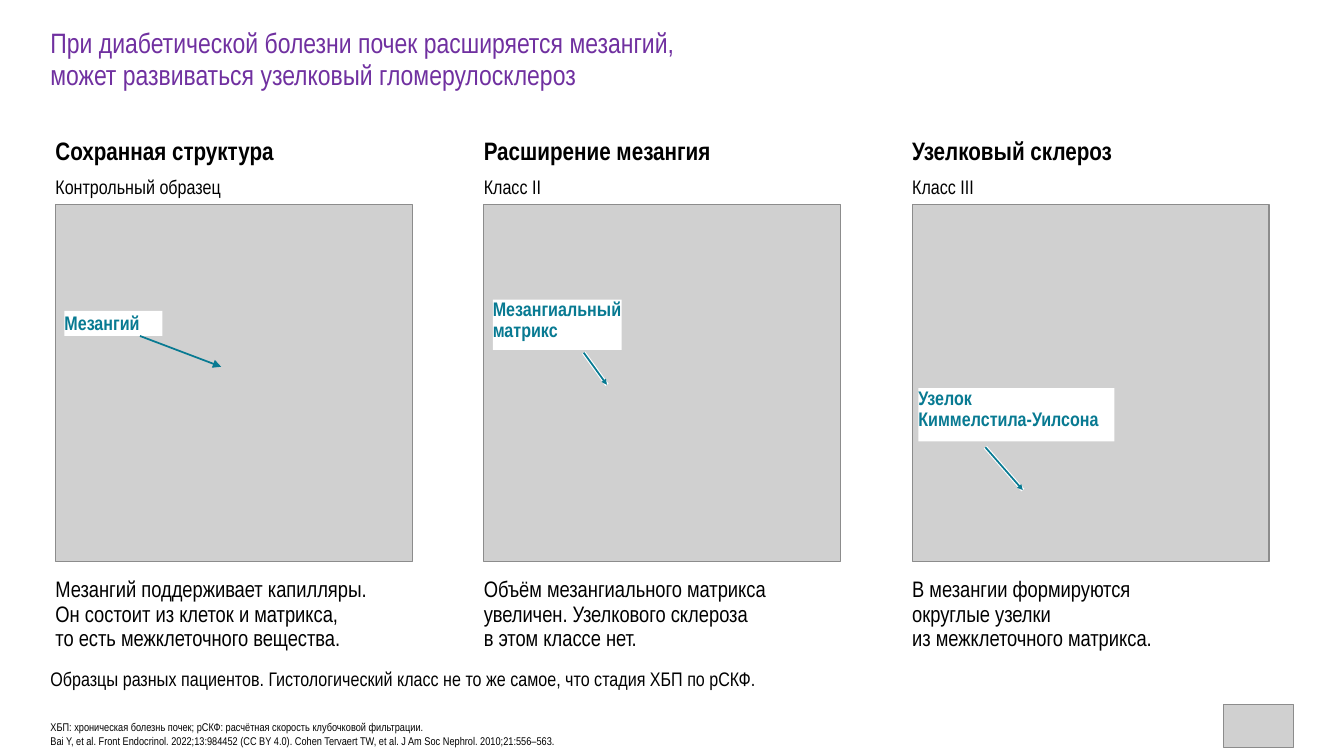
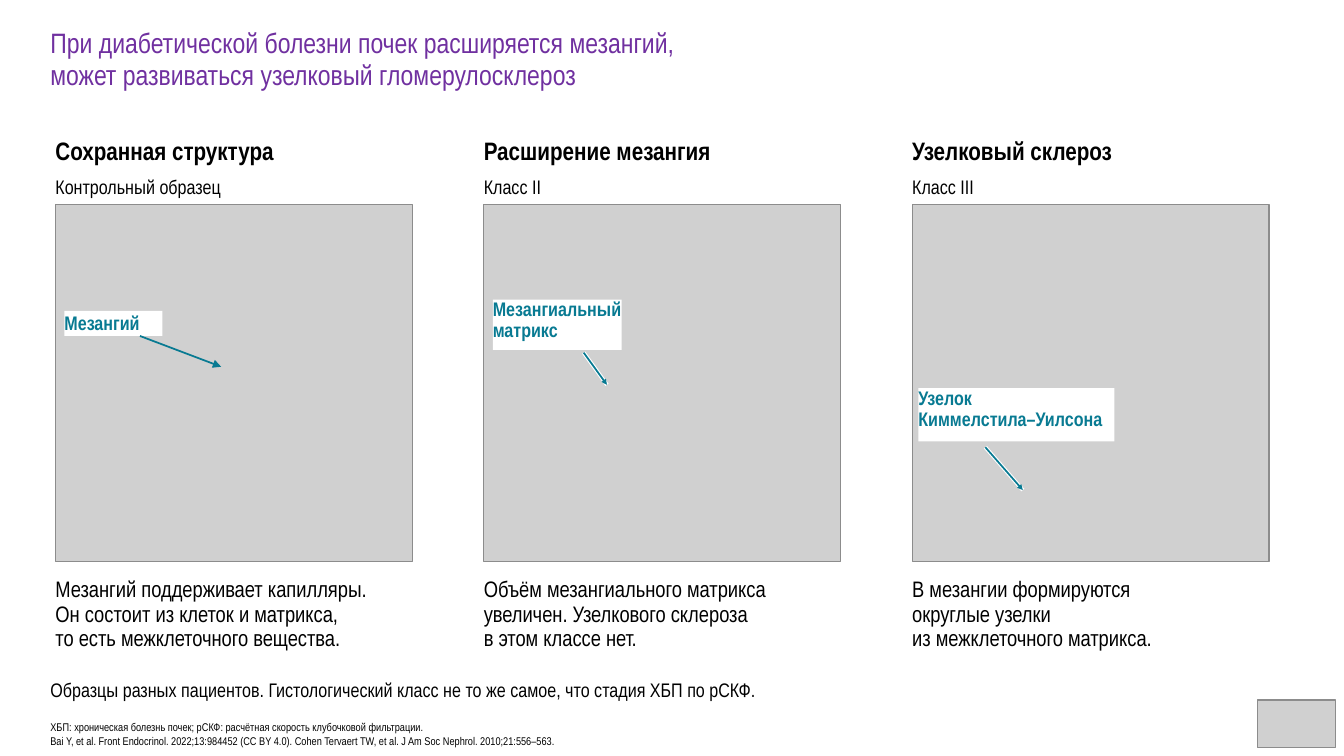
Before and after one commit to drabdulbosit1-eng/my-test-cloud, a slide deck: slide 6 of finerenone/Finerenone_Levin_reviewed.pptx. Drawn at 1344x756 pixels with LibreOffice and Linux fonts; fonts in the diff are those of the drawing; grey boxes stand for pictures. Boxes give left, top, right and bottom in pixels: in the first picture for what was removed or moved away, otherwise in the second. Text is boxed around its words. In the diff, an @@ line names an element or a change of style, - is before the commit and + after.

```diff
--- a/finerenone/Finerenone_Levin_reviewed.pptx
+++ b/finerenone/Finerenone_Levin_reviewed.pptx
@@ text in rectangle at box(918, 412, 1102, 427): text changed @@
-Киммелстила-Уилсона
+Киммелстила–Уилсона
@@ text "Образцы разных пациентов. Гистологический класс ...": place and size @@
-text "Образцы разных пациентов. Гистологический класс ..." at box(50, 671, 755, 690)
+text "Образцы разных пациентов. Гистологический класс ..." at box(50, 682, 755, 701)
@@ picture: place and size @@
-picture at box(1224, 705, 1294, 748)
+picture at box(1258, 700, 1336, 747)
```
Also in this commit, not shown: 46 other slides changed, 1 other file.
